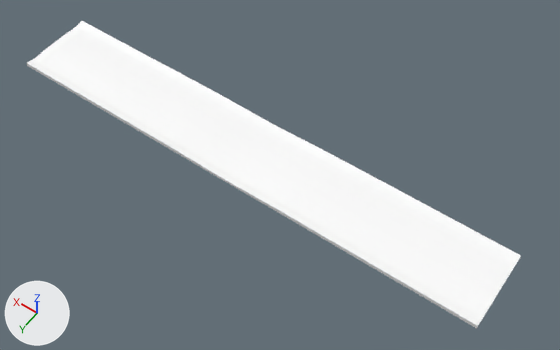
Before and after pictures for a commit that changed the glTF model Cancha/CanchaBochas.glb.
The view is the same before and after, from a camera (50 mm lens) standing at (-36.1, 44.5, 68.7) and looking at (-4.6, 0.4, -0.5). The axes (+X, +Y, +Z) are drawn at lower left. The lights are the same throughout. The picture after the commit comes second. Where no turn or scale is listed for an object, it has been applied to the vertices. Vertices at exactly the same position are counted once.

Script lines for the objects in view, before the commit:
```python
mat_material = principled_material('Material')
mat_material.base_color = (1.0, 1.0, 1.0)  # white #ffffff
me_cube = bpy.data.meshes.new('Cube')
me_cube.from_pydata(...)  # 198 vertices, 392 faces; spans x -31.4..31.4, y -4.9..4.9, z -0.2..0.3
me_cube.materials.append(mat_material)  # white #ffffff
ob_cube = bpy.data.objects.new('Cube', me_cube)
ob_cube.location = (0.0, 0.0, 0.0)
```
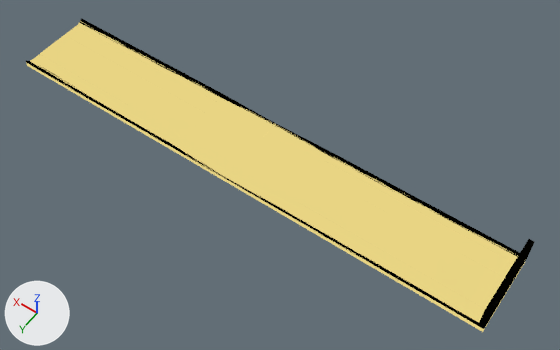
Commit message: Se intento cambiar la cancha
Malisima la nueva cancha xD

The change, as JSON lines over the scene's bpy script:
```json
{"op": "add", "block": "img_court_color_map", "code": ["img_court_color_map = load_image('Court Color Map', '_unpacked/Court_Color_Map', 2048, 2048, 'sRGB')"]}
{"block": "mat_material", "change": "nodes: BsdfPrincipled, OutputMaterial"}
{"block": "mat_material", "change": "colours: white #ffffff"}
{"block": "mat_material", "change": "nodes: BsdfTransparent, Emission, LightPath, MixShader, OutputMaterial, TexImage"}
{"block": "mat_material", "change": "uses the picture img_court_color_map"}
{"block": "me_cube", "where": "# used by ob_cube; location = (0.0, 0.0, 0.0)"}
{"op": "remove", "block": "me_cube", "code": "me_cube.from_pydata(...)  # 198 vertices, 392 faces; spans x -31.4..31.4, y -4.9..4.9, z -0.2..0.3"}
{"op": "add", "block": "me_cube", "code": "me_cube.from_pydata(...)  # 308 vertices, 612 faces; spans x -32.0..31.4, y -4.9..4.9, z -0.2..3.5"}
{"block": "me_cube", "change": "me_cube part 1"}
{"block": "me_cube", "change": "5 vertices are removed from x -31.4..31.4, y -4.9..4.9, z 0.1..0.3"}
{"block": "me_cube", "change": "97 faces are deleted"}
{"block": "me_cube", "change": "14 vertices in x -23.5..23.5, y -4.9..4.9, z 0.1..0.3 move by (0.0, 0.0, 0.4)"}
{"block": "me_cube", "change": "32 vertices are added at x -32.0..31.4, y -4.9..4.9, z 0.1..3.5"}
{"block": "me_cube", "change": "11 new vertices lie (-0.6, 0.0, 0.0) away from vertices in x -31.4, y -4.9..4.9, z -0.2"}
{"block": "me_cube", "change": "11 new vertices lie (0.0, 0.6, 0.0) away from vertices in x -32.0..31.4, y 3.8, z -0.2..0.1"}
{"block": "me_cube", "change": "10 new vertices lie (0.0, 0.5, 0.0) away from vertices in x -32.0..31.4, y -4.9, z -0.2"}
{"block": "me_cube", "change": "9 new vertices lie (0.0, 0.0, 0.4) away from vertices in x -32.0..31.4, y -4.4..4.4, z -0.2"}
{"block": "me_cube", "change": "16 new vertices lie (0.0, 0.0, 3.2) away from vertices in x -32.0..-31.4, y -4.4..4.4, z 0.1..0.2"}
{"block": "me_cube", "change": "5 new vertices lie (0.0, -0.4, 0.1) away from vertices in x -31.4..0.0, y -3.8, z -0.1..0.1"}
{"block": "me_cube", "change": "5 new vertices lie (0.0, 0.4, 0.1) away from vertices in x -31.4..0.0, y 3.8, z -0.1..0.1"}
{"block": "me_cube", "change": "5 new vertices lie (0.0, 0.5, -0.4) away from vertices in x 0.0..31.4, y -4.9, z 0.1..0.7"}
{"block": "me_cube", "change": "5 new vertices lie (0.0, -0.5, -0.4) away from vertices in x 0.0..31.4, y 4.9, z 0.1..0.7"}
{"block": "me_cube", "change": "6 new vertices lie (0.0, 0.0, 3.2) away from vertices in x -32.0..-31.4, y -4.4..4.4, z 0.1..0.2"}
{"block": "me_cube", "change": "317 new faces join them"}
{"block": "me_cube", "change": "me_cube part 2: 294 kept faces spanning x -31.4..31.4, y -4.9..4.9, z -0.2..0.7 get new texture (UV) coordinates"}
```

Location of each change, (x1, y1, x2, y2) in pixels of the pictures (560 x 350 px):
```json
{"object": "Cube", "change": "surface changed, reshaped", "before": [27, 21, 521, 328], "after": [26, 18, 534, 332], "on screen": "white to yellow"}
{"part": 1, "of": "me_cube", "change": "built on", "before": [27, 21, 521, 328], "after": [26, 18, 534, 332]}
{"part": 2, "of": "me_cube", "change": "surface changed", "before": [34, 31, 514, 327], "after": [34, 31, 514, 327], "on screen": "white to yellow"}
```
